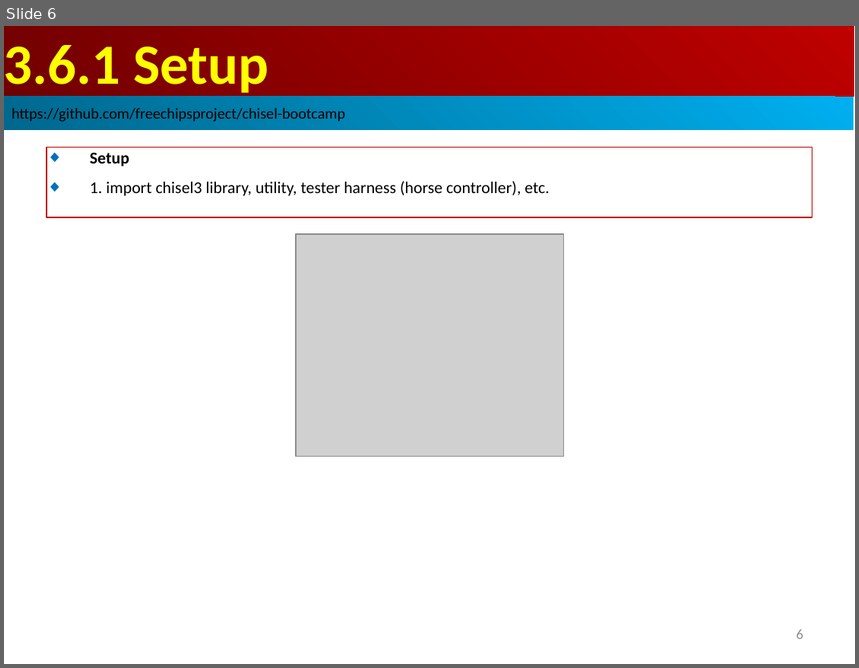
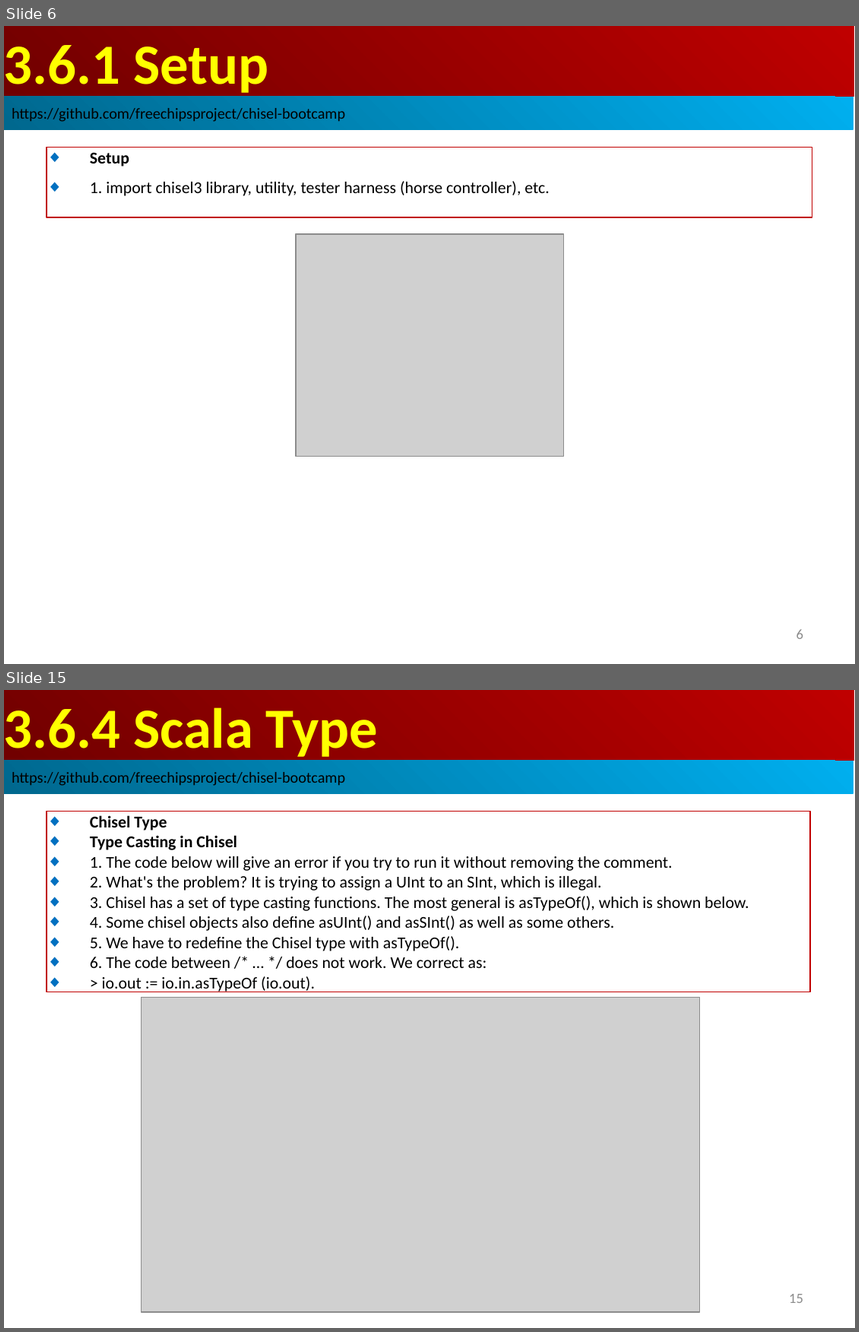
Before and after one commit to peterhchen/AIU_CS800_Chisel, a slide deck: 300_UCB_BC/003.6_Type/000_Video/003.6_Type.ppt. Shown one above the other, each under a label of ours: slide 6 before the commit, slides 6 and 15 after it; the slides between them are not shown. The pictures are 859x668 and 859x1332 pixels, drawn with LibreOffice and Linux fonts; fonts in the diff are those of the drawing; grey boxes stand for pictures. Boxes give left, top, right and bottom in pixels: in the first picture for what was removed or moved away, otherwise in the second. Text is boxed around its words. In the diff, an @@ line names an element or a change of style, - is before the commit and + after.

```diff
--- a/300_UCB_BC/003.6_Type/000_Video/003.6_Type.ppt
+++ b/300_UCB_BC/003.6_Type/000_Video/003.6_Type.ppt
@@ slide 15 added at (x1=4, y1=690, x2=855, y2=1328), background #FFFFFF @@
@@ rectangle added at (x1=4, y1=690, x2=854, y2=761), fill gradient #BF0000 to #710000, 48 pt, text #FFFF00, bold @@
+3.6.4 Scala Type
@@ rectangle added at (x1=4, y1=761, x2=854, y2=794), fill gradient #00AFEF to #00688E, 13 pt, text #000000 @@
+https://github.com/freechipsproject/chisel-bootcamp
@@ rectangle added at (x1=47, y1=811, x2=810, y2=991), outline #C00000 0.74 pt, 14 pt, text #000000 @@
+◆ Chisel Type
+◆ Type Casting in Chisel
+◆ 1. The code below will give an error if you try to run it without removing the comment.
+◆ 2. What's the problem? It is trying to assign a UInt to an SInt, which is illegal.
+◆ 3. Chisel has a set of type casting functions. The most general is asTypeOf(), which is shown below.
+◆ 4. Some chisel objects also define asUInt() and asSInt() as well as some others.
+◆ 5. We have to redefine the Chisel type with asTypeOf().
+◆ 6. The code between /* … */ does not work. We correct as:
+◆ > io.out := io.in.asTypeOf (io.out).
@@ picture added at (x1=141, y1=997, x2=699, y2=1312) @@
@@ page number added at (x1=789, y1=1294, x2=804, y2=1303), 12 pt, text #8B8B8B @@
+15
```
Also in this commit, not shown: 25 other slides added.
